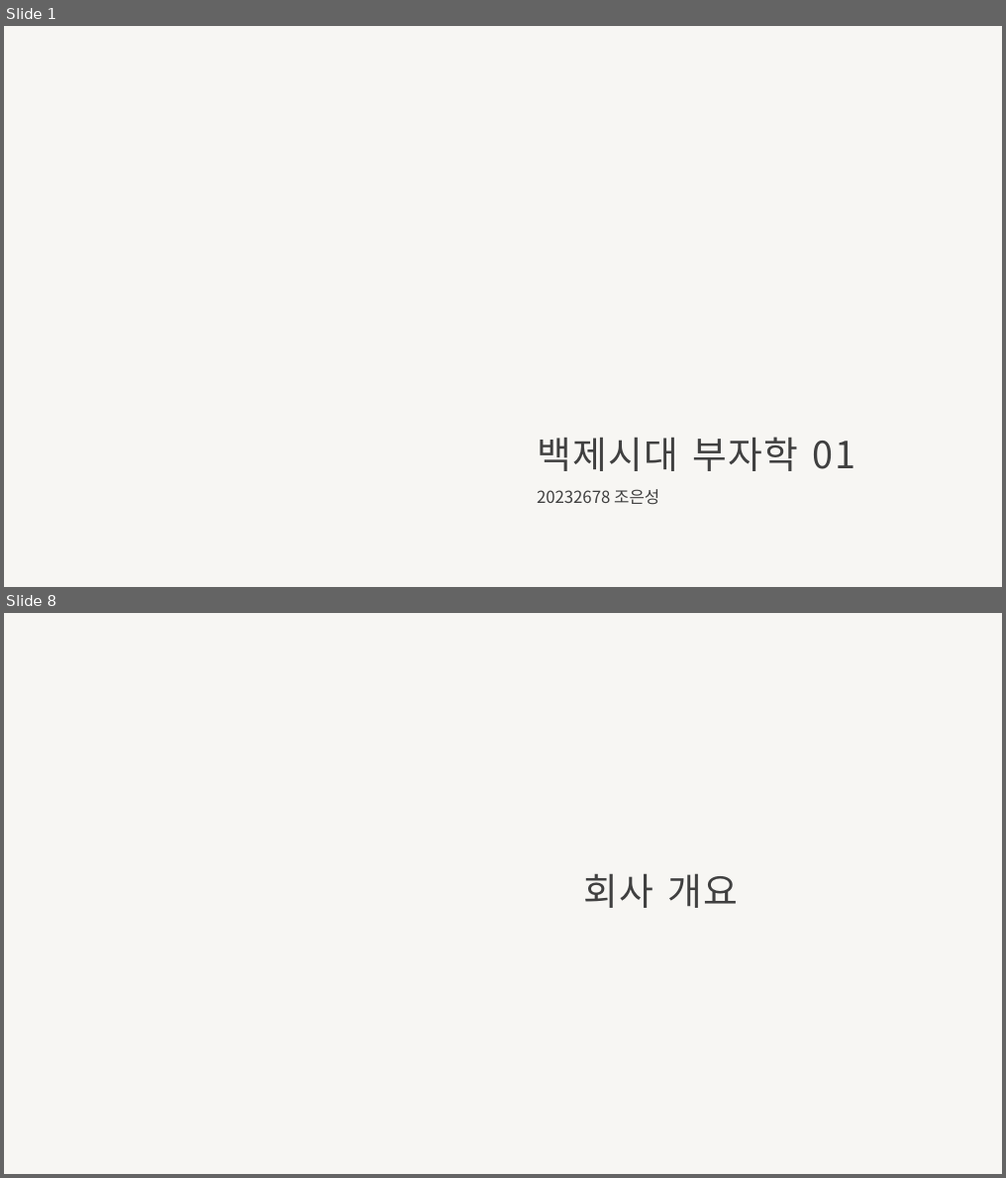
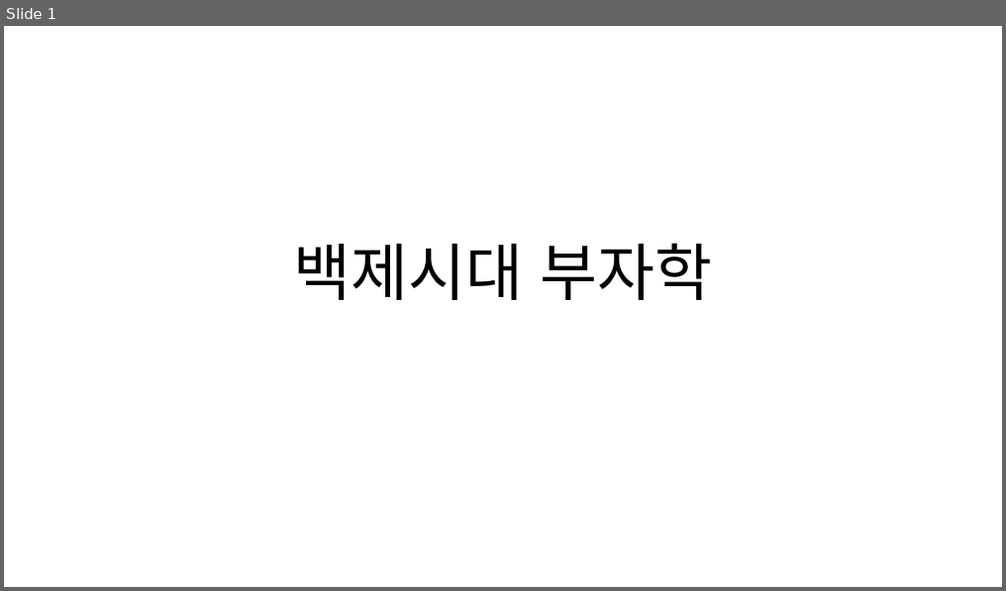
Before and after one commit to EunSeong-Jo/DMU, a slide deck: 1-freshman/2st-semester/백세시대부자학/백제시대부자학-조은성.pptx. Shown one above the other, each under a label of ours: slides 1 and 8 before the commit, slide 1 after it; the slides between them are not shown. The pictures are 1006x1178 and 1006x591 pixels, drawn with LibreOffice and Linux fonts; fonts in the diff are those of the drawing; background and template pictures are left out. Boxes give left, top, right and bottom in pixels: in the first picture for what was removed or moved away, otherwise in the second. Text is boxed around its words. In the diff, an @@ line names an element or a change of style, - is before the commit and + after.

```diff
--- a/1-freshman/2st-semester/백세시대부자학/백제시대부자학-조은성.pptx
+++ b/1-freshman/2st-semester/백세시대부자학/백제시대부자학-조은성.pptx
@@ slide 8 removed at [4,613,1002,1174], background #F7F6F3 @@
@@ title removed at [584,873,738,908] @@
-회사 개요
@@ slide 1 changed as well @@
@@ background #F7F6F3 to #FFFFFF @@
@@ title at [293,243,713,300]: text changed; size 36 to 60 pt; text colour #404040 to #000000 @@
-백제시대 부자학 01
+백제시대 부자학
@@ subtitle removed at [537,489,659,505] @@
-20232678 조은성
```
Also in this commit, not shown: 6 slides added, 20 other slides removed, 8 other files.
